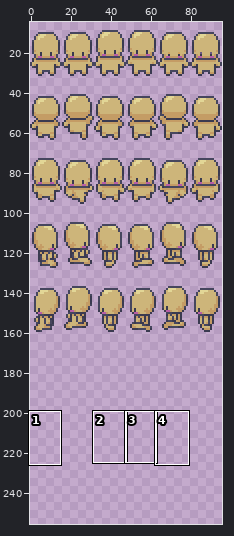
Sprite sheet -- assets/characters/body/body_5.png. Above: a wide view before the commit, with the close-up outlined.
Close-up. Earlier state:
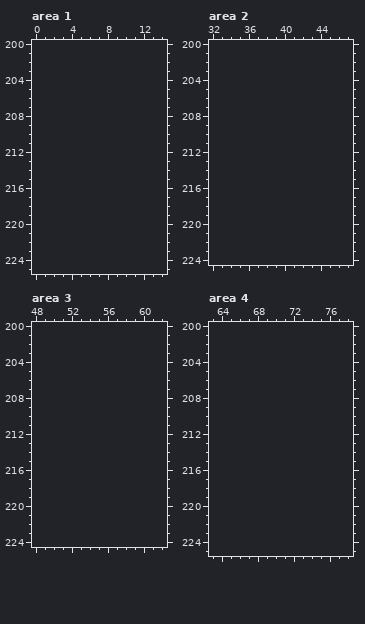
The file is 192x320 pixels, drawn in blocks of 2x2; one block is one cell here. Shown: area 1: x 0..14, y 200..225; area 2: x 32..47, y 200..224; area 3: x 48..62, y 200..224; area 4: x 63..78, y 200..225. The old version is drawn lined up with the new one, on the new canvas. The wide view leaves out empty margins. The commit also changed other parts of the picture, which this record leaves out.
Once edited:
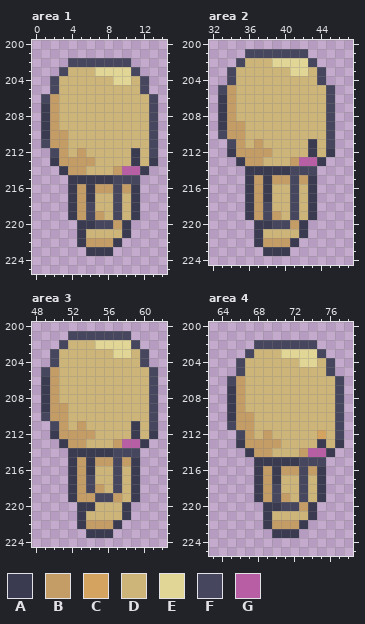
Palette (. is transparent): A #3a3a50  B #c49c65  C #d3a35f  D #cdb57a  E #e2d696  F #46465e  G #b85ea5
Edits made:
canvas 96x160 -> 96x256
Area 1:
y 202: x 4..10 ....... -> FFFFFFF
y 203: x 3..11 ......... -> FDDDEEEEF
y 204: x 2..12 ........... -> FDDDDDDEEDF
y 205: x 2..12 ........... -> FDDDDDDDDDF
y 206: x 1..13 ............. -> FBDDDDDDDDDDF
y 207..209: x 1..13 ............. -> ABDDDDDDDDDDF
y 210: x 1..13 ............. -> ABBDDDDDDDDDF
y 211: x 1..13 ............. -> FBBDDDDDDDDDF
y 212: x 2..13 ............ -> FBDBDDDDDADF
y 213: x 2..13 ............ -> ABBBBDDDDADA
y 214: x 3..12 .......... -> ABBDDDBGGA
y 215: x 4..11 ........ -> AAAAAFFF
y 216: x 4..11 ........ -> ABABBFBA
y 217: x 4..11 ........ -> ABADDFDA
y 218: x 4..11 ........ -> ABFDDFDA
y 219: x 4..11 ........ -> ABFBDFDA
y 220: x 5..10 ...... -> AAFFBA
y 221: x 5..10 ...... -> ADDDDA
y 222: x 5..9 ..... -> ABBBA
y 223: x 6..8 ... -> AAA
Area 2:
y 201: x 36..42 ....... -> FFFFFFF
y 202: x 35..43 ......... -> FDDDEEEEF
y 203: x 34..44 ........... -> FDDDDDDEEDF
y 204: x 34..44 ........... -> FDDDDDDDDDF
y 205: x 33..45 ............. -> FBDDDDDDDDDDF
y 206..208: x 33..45 ............. -> ABDDDDDDDDDDF
y 209: x 33..45 ............. -> ABBDDDDDDDDDF
y 210: x 33..45 ............. -> FBBDDDDDDDDDF
y 211: x 34..45 ............ -> FBDBDDDDDADF
y 212: x 34..45 ............ -> ABBBBDDDDADA
y 213: x 35..44 .......... -> ABBDDDBGGA
y 214: x 36..43 ........ -> AAAAAFFF
y 215: x 36..43 ........ -> ABABBFBA
y 216..217: x 36..43 ........ -> ABADDFDA
y 218: x 36..43 ........ -> ABFDDFDA
y 219: x 36..43 ........ -> ABFBDFDA
y 220: x 37..42 ...... -> AAFFBA
y 221: x 37..42 ...... -> ADDDDA
y 222: x 37..41 ..... -> ABBBA
y 223: x 38..40 ... -> AAA
Area 3:
y 201: x 52..58 ....... -> FFFFFFF
y 202: x 51..59 ......... -> FDDDEEEEF
y 203: x 50..60 ........... -> FDDDDDDEEDF
y 204: x 50..60 ........... -> FDDDDDDDDDF
y 205: x 49..61 ............. -> FBDDDDDDDDDDF
y 206..208: x 49..61 ............. -> ABDDDDDDDDDDF
y 209: x 49..61 ............. -> ABBDDDDDDDDDF
y 210: x 49..61 ............. -> FBBDDDDDDDDDF
y 211: x 50..61 ............ -> FBDBDDDDDADF
y 212: x 50..61 ............ -> ABBBBDDDDADA
y 213: x 51..60 .......... -> ABBDDDBGGA
y 214: x 52..59 ........ -> AAAAAFFF
y 215: x 52..59 ........ -> ABABBFBA
y 216: x 52..59 ........ -> ABADDFDA
y 217: x 52..59 ........ -> ABFDDFDA
y 218: x 52..59 ........ -> ABFBDFDA
y 219: x 52..59 ........ -> ABBFFBDA
y 220: x 53..58 ...... -> AADDDA
y 221: x 53..58 ...... -> ADDDDA
y 222: x 53..57 ..... -> ABBBA
y 223: x 54..56 ... -> AAA
Area 4:
y 202: x 68..74 ....... -> FFFFFFF
y 203: x 67..75 ......... -> FDDDEEEEF
y 204: x 66..76 ........... -> FDDDDDDEEDF
y 205: x 66..76 ........... -> FDDDDDDDDDF
y 206: x 65..77 ............. -> FBDDDDDDDDDDF
y 207..209: x 65..77 ............. -> ABDDDDDDDDDDF
y 210: x 65..77 ............. -> ABBDDDDDDDDDF
y 211: x 65..77 ............. -> FBBDDDDDDDDDF
y 212: x 66..77 ............ -> FBDBDDDDDCDF
y 213: x 66..77 ............ -> ABBBBDDDDADA
y 214: x 67..76 .......... -> ABBDDDBGGA
y 215: x 68..75 ........ -> AAAAAFFF
y 216: x 68..75 ........ -> ABABBFBA
y 217: x 68..75 ........ -> ABADDFDA
y 218: x 68..75 ........ -> ABFDDFDA
y 219: x 68..75 ........ -> ABFBDFDA
y 220: x 69..74 ...... -> AAFFBA
y 221: x 69..74 ...... -> ADDDDA
y 222: x 69..73 ..... -> ABBBA
y 223: x 70..72 ... -> AAA
Where, in picture pixels (left, top, right, bottom), the same in both close-ups:
added: (41, 58, 158, 256)
added: (218, 49, 335, 256)
added: (41, 331, 158, 538)
added: (227, 340, 344, 538)
